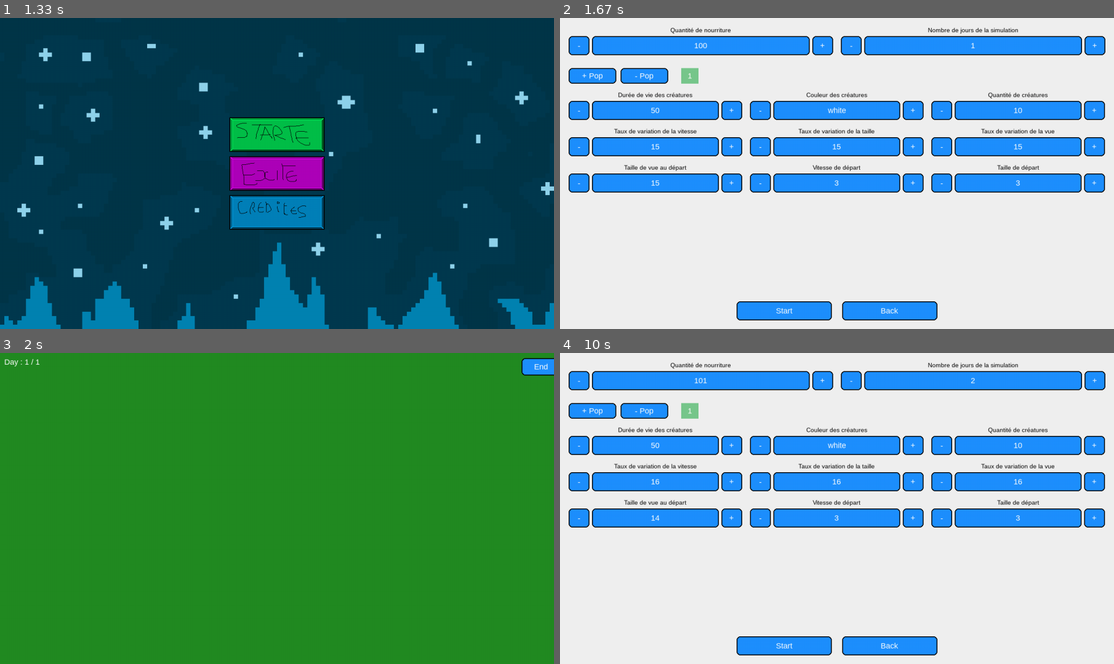
Above: before the commit, frames 1-4 (two rows, left to right).
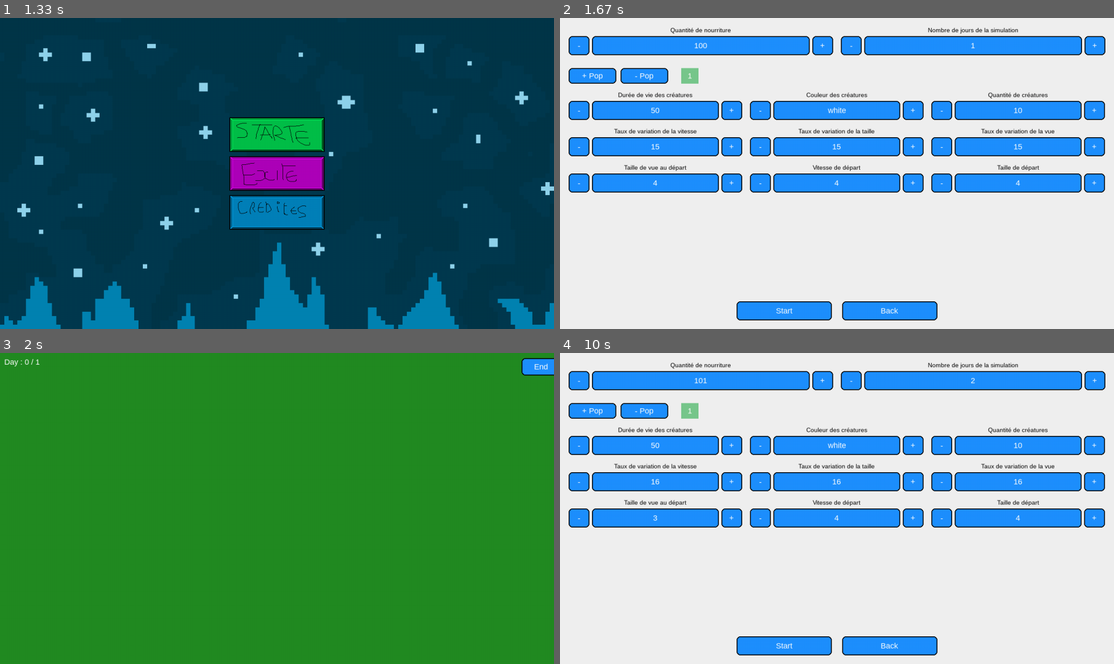
Above: after the commit, the same moments.

Repository: X47C/Trophees-NSI
Game: pygame game, started from main.py
Same seed, same stepped clock (60 frames per second), same inputs: the game is played once before the commit and once after it.
Inputs (mouse positions are in pixels of both pictures, inside the frame that each line leads up to):
- Up to frame 1 (1.33 s): no input
- Up to frame 2 (1.67 s): click (820, 120) at 1.38 s
- Up to frame 3 (2 s): click "Start" at 1.72 s
- Up to frame 4 (10 s): click "End" at 2.05 s; click (809, 580) at 7.38 s; click (814, 455) at 7.72 s; press the mouse at (1091, 480) at 8.03 s; move the mouse to (864, 533) at 8.13 s; release the mouse at (637, 586) at 8.27 s; press the mouse at (576, 517) at 8.37 s; move the mouse to (654, 536) at 8.47 s; release the mouse at (731, 558) at 8.6 s; press the mouse at (1097, 380) at 8.7 s; move the mouse to (1053, 396) at 8.8 s; release the mouse at (1008, 412) at 8.93 s; press the mouse at (731, 480) at 9.03 s; move the mouse to (853, 477) at 9.13 s; release the mouse at (969, 471) at 9.27 s; click "+" at 9.38 s; click "+" at 9.72 s

Frame 1 is identical in both runs. In frame 2, less than 0.1% of the frame differs, in the area x 16-83%, y 52-54%; in frame 3, less than 0.1%; in frame 4, less than 0.1%.

Commit message:
pas trop mal

Diff:
--- a/Game/creature.py
+++ b/Game/creature.py
@@ -1,9 +1,10 @@
 # methodes pour gerer les creatures
 from random import randint as rd
+import pygame as pg
 
 class  Creature():
     """
-    Entrée : Speed, Size, View (float, compris entre 1 et 10)
+    Entrée : Speed, Size, View (int, compris entre 1 et 10)
     """
     def __init__(self, Speed, Size, View, Variation_Speed, Variation_Size, Variation_View, Days_Max, Color):
         self.speed = Speed
@@ -17,6 +18,16 @@
         self.variation_view = Variation_View
         self.days = 0
         self.days_max = Days_Max
+        self.pos_x = 550
+        self.pos_y = 440
+        self.image = pg.image.load("assets/creature.png")
+
+    def draw(self, screen):
+        screen.blit(self.image, (self.pos_x, self.pos_y))
+
+    def moove(self):
+        self.pos_x += rd(-2 * self.speed, 2 * self.speed)
+        self.pos_y += rd(-2 * self.speed, 2 * self.speed)
 
     def Baby(self):
         """
@@ -53,14 +64,14 @@
         """
         Check si le mec est en vie renvois True ou false
         """
-        return self.energie > 0 and self.days <= self.days_max
+        return self.energy > 0 and self.days <= self.days_max
 
     def lives(self):
         """
         Consomme l'energie aussi ect
         """
         if self.is_alive():
-            self.energy -= 10
+            self.energy -= 1
 
 
     def get_color(self):
--- a/Game/game.py
+++ b/Game/game.py
@@ -1,4 +1,5 @@
 import settings
+from .creature import Creature
 import pygame as pg
 
 class Day_Manager():
@@ -6,20 +7,50 @@
         self.surf = surf
         self.current_day = 0
         self.time = 0
+        self.creatures = []
 
-    def update(self, dt):
+    def update(self):
+        """
+        gere a chaque tick :
+        - faire bouger les cratures
+        - afficher les cratures
+        - verifier si la nouriture est mangée
+        - afficher la nouriture
+        le tout en appelant les fonctions correspondantes
+        """
+        # fait bouger et consomme la nouriture des creatures
+        for a in self.creatures:
+            for c in a:
+                if not c.energy == 0:
+                    c.lives()
+                    c.moove()
+        #affiche les cratures
+        for a in self.creatures:
+            for c in a:
+                c.draw(self.surf)
+
+        pg.display.flip()
+
+    def first_day(self):
+        print('first day')
+        for pop in settings.POPULATIONS:
+            a = []
+            for i in range(pop['quantity']):
+                a.append(Creature(pop['speed'], pop['size'], pop['view'], pop['speed_variation'],pop['size_variation'], pop['view_variation'], pop['life'], pop['color']))
+            self.creatures.append(a)
+
+
+    def is_over(self, dt):
         """
         dt = temps passé depuis la derniere fois que la fonction as étée appelée
         """
-        self.time += dt
+        self.time = dt / 60
         if self.time >= settings.day_duration:
             if self.current_day >= settings.Days_max:
                 return 'end'
             else:
-                print('end of the day')
                 return 'continue'
-        else:
-            self.day()
+
 
     def new_day(self):
         """
@@ -27,7 +58,11 @@
         """
         self.current_day += 1
         self.time = 0
-        print('start of a new_day')
+        for a in self.creatures:
+            for c in a:
+                c.pos_x = 550
+                c.pos_y = 440
+                c.energy = 100
 
     def draw_current_day(self):
         """
--- a/Pygame/pygame.py
+++ b/Pygame/pygame.py
@@ -1,5 +1,5 @@
 # Ensemble des methodes servant a faire marcher pygame, on a before game avec les menu et les dispositions pour créer une partie
-# on a post game et in game
+
 import pygame as pg
 from Pygame.button import Button
 from pygame import Rect
@@ -307,9 +307,9 @@
                     return None
                 if g["plus"].rect.collidepoint((mx,my)):
                     if name == "Food_quantity":
-                        settings.Food_quantity += 1
+                        settings.Food_quantity = min(settings.Max_foood_quantity, settings.Food_quantity + 1)
                     else:
-                        settings.Days_max += 1
+                        settings.Days_max = min(settings.Max_days_max, settings.Days_max + 1)
                     self._refresh_general_display()
                     return None
 
@@ -340,7 +340,6 @@
                     self._refresh_pop_display()
                 return None
 
-            # select population by number (uses same y)
             for rect, idx in self.pop_number_buttons:
                 if rect.collidepoint((mx,my)):
                     self.selected_pop = idx
@@ -348,7 +347,7 @@
                     self._refresh_pop_display()
                     return None
 
-            # per-population controls
+            # per-population controls yea yea I'm english c'est une catastrophe la motié des commentaires sont dans une langue et l'autre motiée dasn une autre
             if len(settings.POPULATIONS) == 0:
                 return None
             pop = settings.POPULATIONS[self.selected_pop]
@@ -363,39 +362,37 @@
                             except ValueError:
                                 i = 0
                             pop["color"] = opts[(i - 1) % len(opts)]
-                    elif isinstance(cur, bool):
-                        pop[key] = False
                     elif isinstance(cur, int):
                         pop[key] = max(0, cur - 1)
-                    else:
-                        try:
-                            val = int(cur)
-                            pop[key] = max(0, val - 1)
-                        except Exception:
-                            pass
                     self._refresh_pop_display()
                     return None
 
                 if c["plus"].rect.collidepoint((mx,my)):
                     cur = pop.get(key)
-                    if key == "color":
-                        opts = getattr(settings, 'Color_options', [])
-                        if opts:
-                            try:
-                                i = opts.index(cur)
-                            except ValueError:
-                                i = 0
-                            pop["color"] = opts[(i + 1) % len(opts)]
-                    elif isinstance(cur, bool):
-                        pop[key] = True
-                    elif isinstance(cur, int):
-                        pop[key] = cur + 1
-                    else:
-                        try:
-                            val = int(cur)
-                            pop[key] = val + 1
-                        except Exception:
-                            pass
+                    match key:
+                        case 'color':
+                            if opts:
+                                try:
+                                    i = opts.index(cur)
+                                except ValueError:
+                                    i = 0
+                                pop["color"] = opts[(i + 1) % len(opts)]
+                        case 'life':
+                            pop[key] = min(cur + 1, settings.Max_life)
+                        case 'quantity':
+                            pop[key] = min(cur + 1, settings.Max_quantity)
+                        case 'size':
+                            pop[key] = min(cur + 1, settings.Max_caracteristic)
+                        case 'speed':
+                            pop[key] = min(cur + 1, settings.Max_caracteristic)
+                        case 'view':
+                            pop[key] = min(cur + 1, settings.Max_caracteristic)
+                        case 'size_variation':
+                            pop[key] = min(cur + 1, 100) #c'est des pourcent donc max 100 je crois je sais meme pas si ca a un sens 100
+                        case 'view_variation':
+                            pop[key] = min(cur + 1, 100) #c'est des pourcent donc max 100 je crois je sais meme pas si ca a un sens 100
+                        case 'speed_variation':
+                            pop[key] = min(cur + 1, 100) #c'est des pourcent donc max 100 je crois je sais meme pas si ca a un sens 100
                     self._refresh_pop_display()
                     return None
 
--- a/main.py
+++ b/main.py
@@ -20,10 +20,10 @@
 running = True
 state = 'home'
 
+t = 0
+
 # --- MAIN LOOP ---
 while running:
-
-    dt = clock.tick(settings.FPS) / 1000.0
 
     # --- EVENT HANDLING ---
     for event in pg.event.get():
@@ -42,14 +42,10 @@
             case 'settings':
                 match Sett.handle_event(event):
                     case'start':
-                        day_manager.new_day()
+                        day_manager.first_day()
                         state = 'in_game'
                     case 'back':
                         state = 'home'
-                    case "left:Button Gauche 1":
-                        print("left:Button Gauche 1")
-                    case "left:Button Gauche 2":
-                        print("left:Button Gauche 2")
 
             case 'in_game':
                 match Ing.handle_event(event):
@@ -72,13 +68,19 @@
 
     # --- UPDATE ---
     if state == "in_game":
-
-        match day_manager.update(dt):
+        t += 1
+        match day_manager.is_over(t):
             case "end":
                 state = "post_game"
                 day_manager.current_day = 0
             case "continue":
                 day_manager.new_day()
+                t = 0
+
+        day_manager.update()
+
+
+
 
 
     # --- DRAW ---
@@ -99,6 +101,7 @@
 
 
     pg.display.flip()
+    clock.tick(settings.FPS)
 
 
 
--- a/settings.py
+++ b/settings.py
@@ -3,6 +3,9 @@
 # Affichage
 Display_size = (1280, 720)  # largeur, hauteur
 FPS = 60
+
+# texte des crédits
+Credits_Text = ['Dévellopé par : ','Cyprien Cros', 'Jules Graffan', 'Sara quelquechose', 'Remerciement à : ', 'Mme Rebinguet-Martres']
 
 # Police
 Days_font = "arial"
@@ -11,10 +14,14 @@
 Button_font_size = 18
 Button_label_font = "arial"
 Button_label_font_size = 14
+Credits_font = 'arial'
+Credits_font_size = 18
 
-#  Boutons généraux
+#  Boutons généraux ( et leurs max)
 Food_quantity = 100         # Quantité de nourriture initiale
-Days_max = 1                # Nombre de jours de la simulation (min 1)
+Max_foood_quantity = 1000
+Days_max = 1                # Nombre de jours de la simulation
+Max_days_max = 100
 day_duration = 5
 
 # limites populations
@@ -24,18 +31,24 @@
 Color_options = ["white", "red", "green", "blue", "yellow", "purple", "black"]
 
 # Valeurs par défaut pour une population
+
 DEFAULT_POP = {
     "name": "Population 1",
-    "life": 50,
+    "life": 50,         #durée de vie mdr je viens de me rendre compte que c'est pas clair mais flemme de changer ( oui c'est un commentaire constructif ET trop long je sais merci )
     "color": "white",
     "quantity": 10,
     "speed_variation": 15,
     "size_variation": 15,
     "view_variation": 15,
-    "view": 15,
-    "speed": 3,
-    "size": 3
+    "view": 4,
+    "speed": 4,
+    "size": 4
 }
+
+# Valeurs par défaut pour une population : MAX
+Max_life = 53
+Max_quantity = 100
+Max_caracteristic = 10 # size, view et speed ( mais je sais meme pas si c'est un mot anglais mais chilll )
 
 # Liste des populations ( au moins 1 )
 POPULATIONS = [
Binary file added: assets/creature.png
